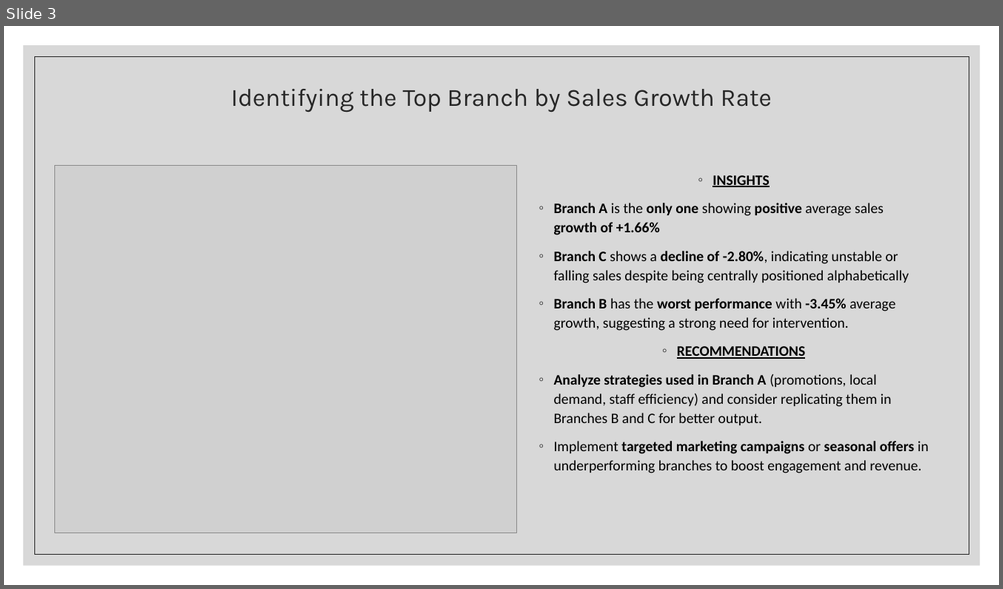
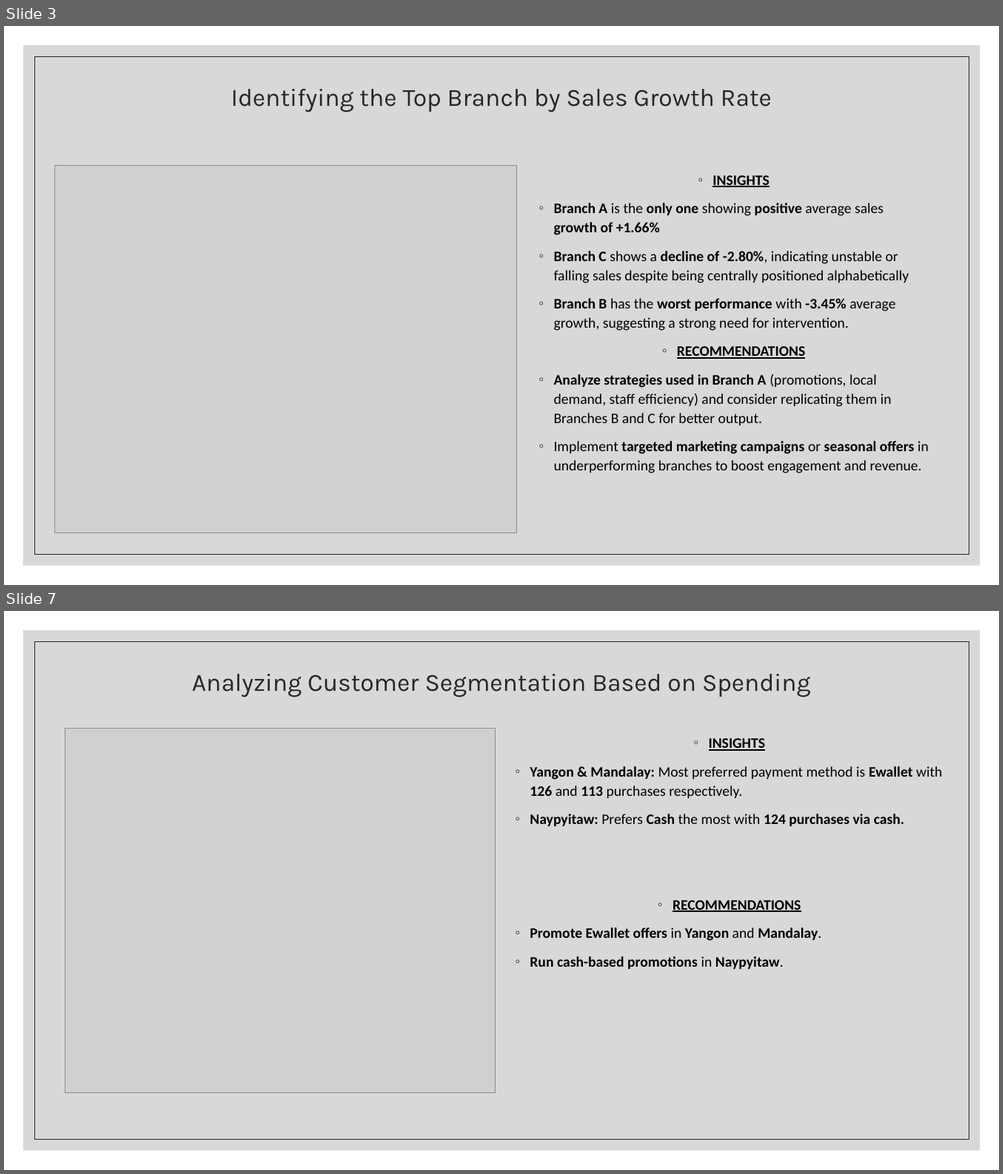
Before and after one commit to ajaythakur958/Walmart-Sales-analysis, a slide deck: Walmart analysis.pptx. Shown one above the other, each under a label of ours: slide 3 before the commit, slides 3 and 7 after it; the slides between them are not shown. The pictures are 1003x589 and 1003x1174 pixels, drawn with LibreOffice and Linux fonts; fonts in the diff are those of the drawing; grey boxes stand for pictures. Boxes give left, top, right and bottom in pixels: in the first picture for what was removed or moved away, otherwise in the second. Text is boxed around its words. In the diff, an @@ line names an element or a change of style, - is before the commit and + after.

```diff
--- a/Walmart analysis.pptx
+++ b/Walmart analysis.pptx
@@ slide 7 added at <box>4,611,999,1170</box>, background #FFFFFF; not listed: 2 template elements that a slide beside it also shows @@
@@ title added at <box>192,674,811,697</box>, 24 pt, text #262626 @@
+Analyzing Customer Segmentation Based on Spending
@@ picture added at <box>65,729,495,1093</box> @@
@@ text added at <box>529,738,942,969</box>, 14 pt, text #000000, bold @@
+◦ INSIGHTS
+◦ Yangon & Mandalay: Most preferred payment method is Ewallet with 126 and 113 purchases respectively.
+◦ Naypyitaw: Prefers Cash the most with 124 purchases via cash.
+◦ RECOMMENDATIONS
+◦ Promote Ewallet offers in Yangon and Mandalay.
+◦ Run cash-based promotions in Naypyitaw.
```
Also in this commit, not shown: 2 slides changed, 4 other slides added, 1 slide removed, 2 other files.
